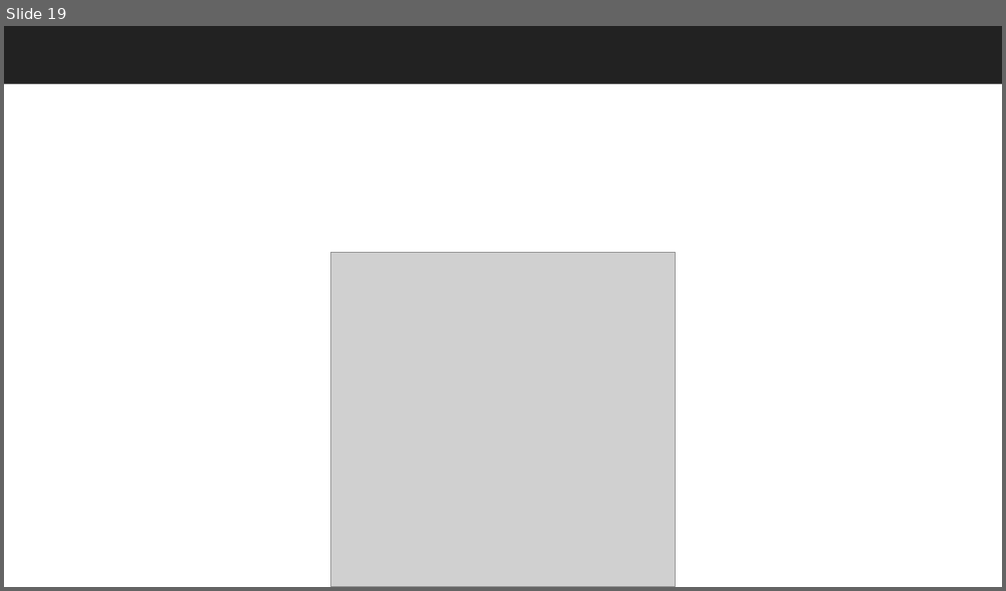
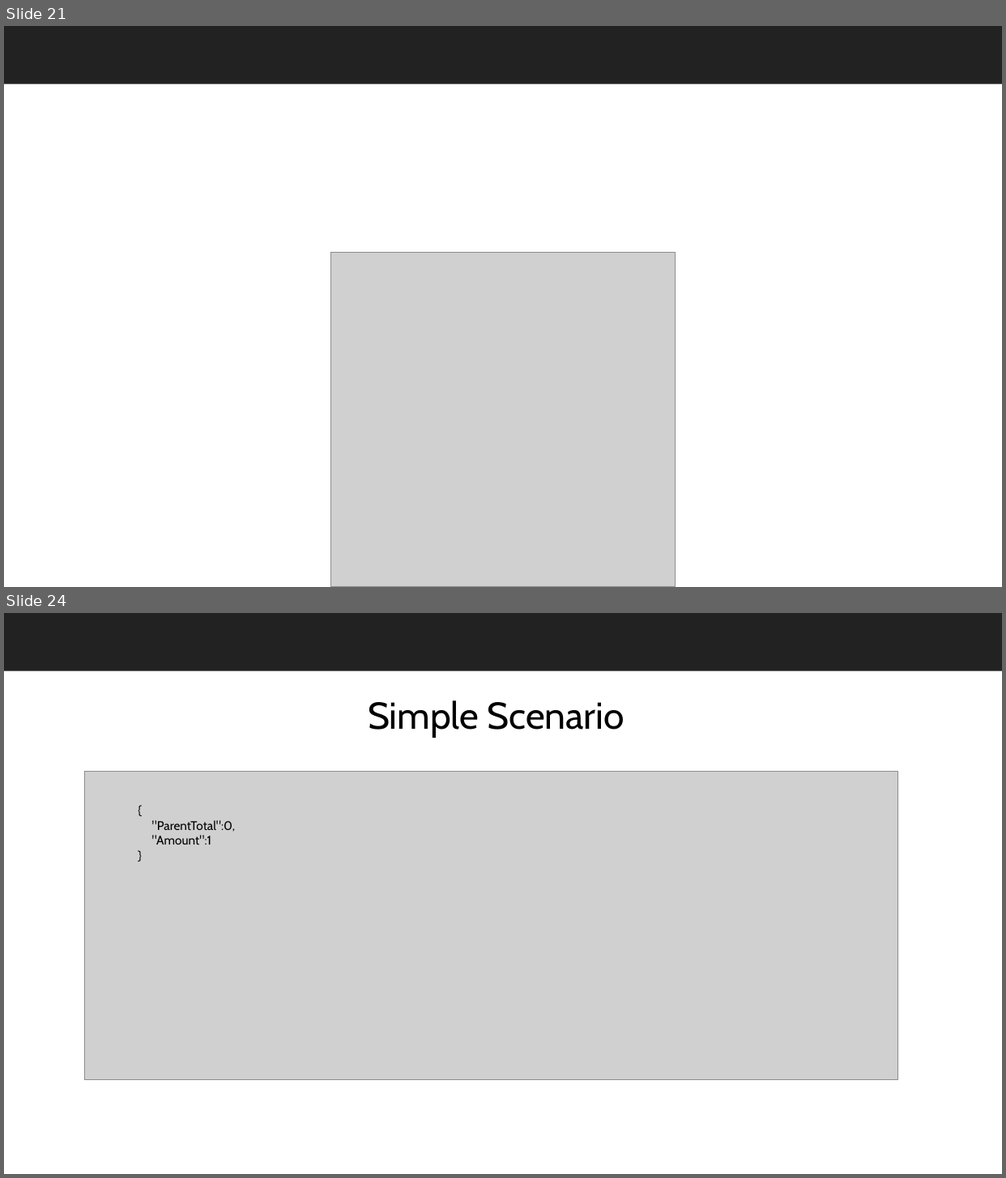
Before and after one commit to EhsanAminii/presentations, a slide deck: FunctionAppIntroduction.pptx. Shown one above the other, each under a label of ours: slide 19 before the commit, slides 21 and 24 after it; the slides between them are not shown. The pictures are 1006x591 and 1006x1178 pixels, drawn with LibreOffice and Linux fonts; fonts in the diff are those of the drawing; grey boxes stand for pictures; background and template pictures are left out. Boxes give left, top, right and bottom in pixels: in the first picture for what was removed or moved away, otherwise in the second. Text is boxed around its words. In the diff, an @@ line names an element or a change of style, - is before the commit and + after.

```diff
--- a/FunctionAppIntroduction.pptx
+++ b/FunctionAppIntroduction.pptx
@@ slide 24 added at (4, 613, 1002, 1174), background #FFFFFF; not listed: 1 template element that a slide beside it also shows @@
@@ title added at (368, 700, 624, 738), 36 pt, text #000000 @@
+Simple Scenario
@@ picture added at (85, 771, 898, 1080) @@
@@ text added at (152, 820, 236, 845), 12 pt, text #000000 @@
+{
+"ParentTotal":0,
+"Amount":1
+}
@@ what was slide 19 is now slide 21 @@
```
Also in this commit, not shown: 3 slides changed, 6 other slides added, 2 slides removed.
